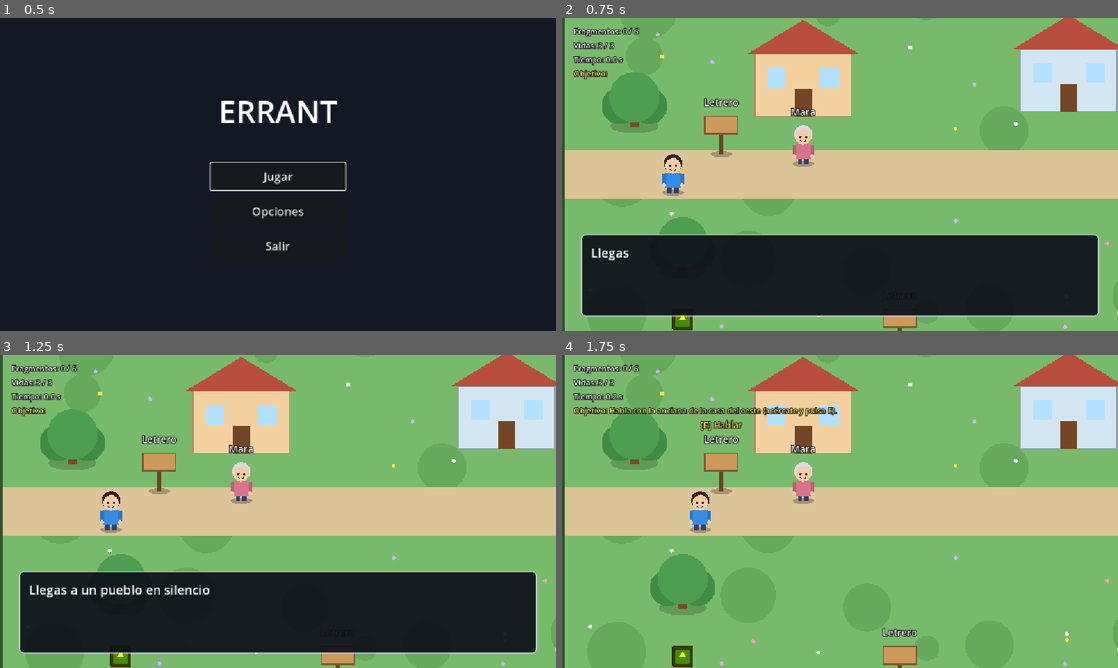
Above: before the commit, frames 1-4 (two rows, left to right).
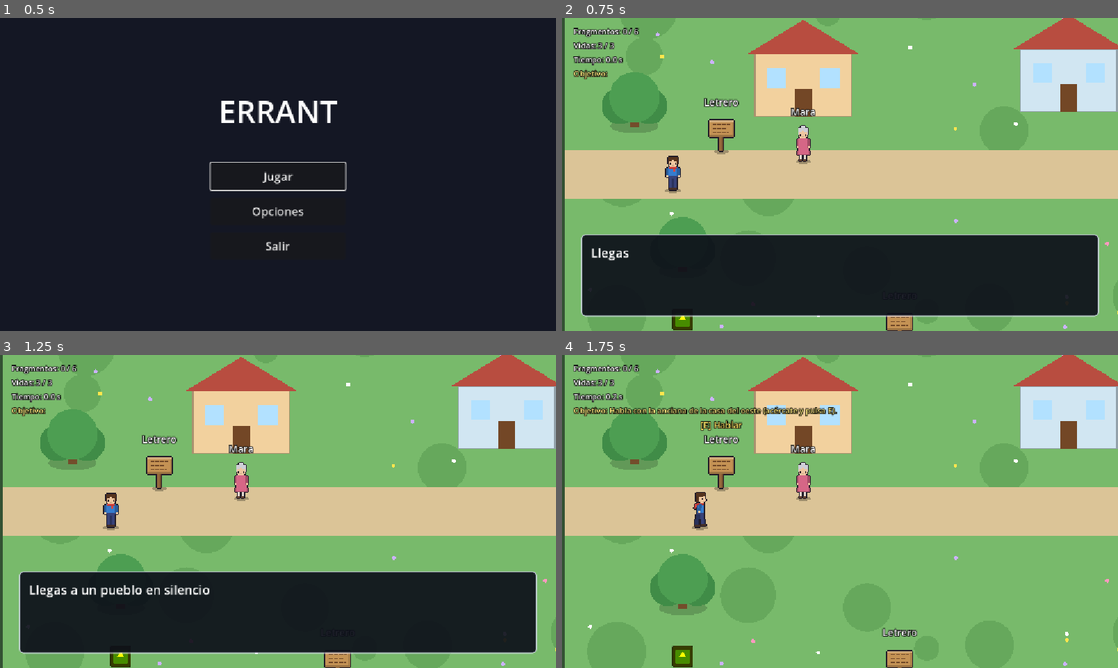
Above: after the commit, the same moments.

Repository: JJRO451/errant
Game: Godot game, scene res://scenes/main_menu.tscn
Two runs of this game, one before a commit and one after it. Both use one fixed random seed, a clock stepped at 60 frames per second and the inputs below. The engine's default icon, where the game draws it, is replaced by a stand-in: a white triangle on a blue panel in a dark square.
Inputs (mouse positions are in pixels of both pictures, inside the frame that each line leads up to):
- Up to frame 1 (0.5 s): no input
- Up to frame 2 (0.75 s): click "Jugar" at 0.5 s
- Up to frame 3 (1.25 s): no input
- Up to frame 4 (1.75 s): tap Enter (ui_accept) at 1.25, 1.52 s; move the mouse to (962, 495) at 1.27 s; hold D (move_right) from 1.28 s (still down); hold E (interact) from 1.28 s (still down); click (962, 495) at 1.42 s

Frame 1 is identical in both runs. In frame 2, 1.3% of the frame differs, in the area x 18-64%, y 31-100%; in frame 3, 1.3%; in frame 4, 1.4%, in the area x 22-64%, y 31-100%.

Commit message:
Add files via upload

Diff:
--- a/historymode/enemies/enemy.gd
+++ b/historymode/enemies/enemy.gd
@@ -31,6 +31,7 @@
 @export var projectile_speed: float = 220.0
 
 @onready var hitbox: Area2D = $Hitbox
+@onready var _sprite := get_node_or_null("Sprite") as CharacterSprite
 
 var _point_a: Vector2
 var _point_b: Vector2
@@ -65,6 +66,8 @@
 		velocity = Vector2.ZERO
 
 	move_and_slide()
+	if _sprite != null:
+		_sprite.set_motion(velocity)
 
 	# Si patrullando choca con un obstáculo, da media vuelta.
 	if patrols and not chasing and _hit_obstacle():
--- a/historymode/enemies/enemy.tscn
+++ b/historymode/enemies/enemy.tscn
@@ -1,7 +1,8 @@
 [gd_scene format=3]
 
 [ext_resource type="Script" uid="uid://mehqikjt07pf" path="res://enemies/enemy.gd" id="1_enemy"]
-[ext_resource type="Texture2D" uid="uid://c1tp7pqe622b5" path="res://icon.svg" id="2_icon"]
+[ext_resource type="Script" path="res://player/character_sprite.gd" id="2_sprite"]
+[ext_resource type="Texture2D" path="res://assets/sprites/enemy.png" id="3_enemy"]
 
 [sub_resource type="CircleShape2D" id="CircleShape2D_body"]
 radius = 24.0
@@ -14,9 +15,18 @@
 collision_layer = 2
 script = ExtResource("1_enemy")
 
-[node name="Sprite2D" type="Sprite2D" parent="."]
-scale = Vector2(0.4, 0.4)
-texture = ExtResource("2_icon")
+[node name="Sprite" type="Sprite2D" parent="."]
+texture_filter = 1
+scale = Vector2(2, 2)
+texture = ExtResource("3_enemy")
+hframes = 4
+script = ExtResource("2_sprite")
+walk_frames = 4
+fps = 6.0
+animate_when_idle = true
+mirror_left = true
+row_left = 0
+row_right = 0
 
 [node name="CollisionShape2D" type="CollisionShape2D" parent="."]
 shape = SubResource("CircleShape2D_body")
--- /dev/null
+++ b/historymode/player/character_sprite.gd
@@ -0,0 +1,119 @@
+class_name CharacterSprite
+extends Sprite2D
+## Personaje animado con una hoja de sprites (spritesheet). Lo usan el jugador,
+## los NPC y los enemigos, y reemplaza a character_art.gd (que dibujaba con código).
+##
+## Cómo usarlo: pon este script en un nodo Sprite2D, asigna la imagen en "Texture"
+## y en "Animation" indica cuántas columnas (Hframes) y filas (Vframes) tiene la hoja.
+##
+## Disposición por defecto de la hoja:
+##   - Cada COLUMNA es un fotograma de la animación de caminar (izquierda → derecha).
+##   - Cada FILA es una dirección, de arriba abajo: abajo, izquierda, derecha, arriba.
+## Si tu hoja usa otro orden, cambia los números de "Filas de la hoja" (row_down...).
+## Si falta una dirección lateral pon -1 y se usará la contraria volteada.
+## Si la hoja tiene una sola fila (p. ej. un monstruo que flota), no hace falta nada más.
+##
+## Quien mueve al personaje solo tiene que llamar cada fotograma:
+##     sprite.set_motion(direccion_de_movimiento)
+
+enum Facing { DOWN, LEFT, RIGHT, UP }
+
+@export_group("Animación")
+## Cuántas columnas de la fila se usan al caminar (0 = todas las de la hoja).
+@export var walk_frames: int = 0
+## Columna que se muestra cuando el personaje está quieto.
+@export var idle_frame: int = 0
+## Fotogramas por segundo de la animación de caminar.
+@export var fps: float = 8.0
+## true = se sigue animando aunque no se mueva (por ejemplo, un enemigo que flota).
+@export var animate_when_idle: bool = false
+
+@export_group("Filas de la hoja")
+@export var row_down: int = 0
+@export var row_left: int = 1
+@export var row_right: int = 2
+@export var row_up: int = 3
+## Hojas con una sola dirección de lado: voltear horizontalmente al mirar a la izquierda.
+@export var mirror_left: bool = false
+
+## Hacia dónde mira ahora (valores de Facing).
+var facing: int = Facing.DOWN
+
+var _time: float = 0.0
+var _moving: bool = false
+
+
+func _ready() -> void:
+	_apply_frame()
+
+
+func _process(delta: float) -> void:
+	if _moving or animate_when_idle:
+		_time += delta * fps
+	else:
+		_time = 0.0
+	_apply_frame()
+
+
+## Indica hacia dónde se mueve el personaje (Vector2.ZERO = quieto).
+## Cambia la dirección a la que mira y activa o detiene la animación de caminar.
+func set_motion(direction: Vector2) -> void:
+	_moving = direction.length_squared() > 0.01
+	if _moving:
+		face(direction)
+
+
+## Hace que mire hacia esa dirección sin animarlo.
+func face(direction: Vector2) -> void:
+	if direction.is_zero_approx():
+		return
+
+	if absf(direction.x) >= absf(direction.y):
+		facing = Facing.RIGHT if direction.x > 0.0 else Facing.LEFT
+	else:
+		facing = Facing.DOWN if direction.y > 0.0 else Facing.UP
+
+
+## Hace que mire hacia una de las cuatro direcciones (valores de Facing: 0 abajo,
+## 1 izquierda, 2 derecha, 3 arriba) y actualiza la imagen al instante.
+func set_facing(new_facing: int) -> void:
+	facing = clampi(new_facing, Facing.DOWN, Facing.UP)
+	_apply_frame()
+
+
+func _apply_frame() -> void:
+	if texture == null:
+		return
+
+	var columns := maxi(hframes, 1)
+	var rows := maxi(vframes, 1)
+	var count := clampi(walk_frames if walk_frames > 0 else columns, 1, columns)
+
+	var column := clampi(idle_frame, 0, columns - 1)
+	if _moving or animate_when_idle:
+		column = int(_time) % count
+
+	var row := 0
+	var flip := false
+	match facing:
+		Facing.DOWN:
+			row = row_down
+		Facing.UP:
+			row = row_up
+		Facing.LEFT:
+			if row_left >= 0:
+				row = row_left
+			else:
+				row = row_right
+				flip = true
+			if mirror_left:
+				flip = true
+		Facing.RIGHT:
+			if row_right >= 0:
+				row = row_right
+			else:
+				row = row_left
+				flip = true
+
+	flip_h = flip
+	frame_coords = Vector2i(column, clampi(row, 0, rows - 1))
--- a/historymode/player/player.gd
+++ b/historymode/player/player.gd
@@ -19,13 +19,12 @@
 @export var knockback_strength: float = 450.0
 @export var knockback_decay: float = 1800.0
 
-@export_group("Apariencia")
-@export var shirt_color: Color = Color(0.2, 0.55, 0.9)
-@export var hair_color: Color = Color(0.2, 0.12, 0.08)
-
 var health: int
 var _invulnerable: bool = false
 var _knockback: Vector2 = Vector2.ZERO
+
+## Imagen animada del personaje (nodo "Sprite", ver character_sprite.gd).
+@onready var _sprite := get_node_or_null("Sprite") as CharacterSprite
 
 
 func _ready() -> void:
@@ -46,12 +45,12 @@
 	_knockback = _knockback.move_toward(Vector2.ZERO, knockback_decay * delta)
 	move_and_slide()
 
+	# La animación depende de lo que el jugador pulsa, no del empujón de un golpe.
+	if _sprite != null:
+		_sprite.set_motion(direction)
+
 	global_position.x = clampf(global_position.x, 32.0, world_size.x - 32.0)
 	global_position.y = clampf(global_position.y, 48.0, world_size.y - 48.0)
-
-
-func _draw() -> void:
-	CharacterArt.draw(self, shirt_color, hair_color)
 
 
 ## Lo llaman los enemigos y proyectiles al tocar al jugador.
--- a/historymode/scenes/main.tscn
+++ b/historymode/scenes/main.tscn
@@ -11,6 +11,11 @@
 [ext_resource type="Script" uid="uid://drxasbsqddxtw" path="res://story/story_trigger.gd" id="10_trigger"]
 [ext_resource type="PackedScene" path="res://story/story_gate.tscn" id="11_gate"]
 
+[ext_resource type="Script" path="res://player/character_sprite.gd" id="12_sprite"]
+[ext_resource type="Texture2D" path="res://assets/sprites/player.png" id="13_player"]
+[ext_resource type="Texture2D" path="res://assets/sprites/mara.png" id="14_mara"]
+[ext_resource type="Texture2D" path="res://assets/sprites/tomas.png" id="15_tomas"]
+
 [sub_resource type="RectangleShape2D" id="RectangleShape2D_player"]
 size = Vector2(36, 76)
 
@@ -52,27 +57,26 @@
 [node name="Mara" parent="." unique_id=8093151 instance=ExtResource("9_npc")]
 position = Vector2(500, 790)
 repeat_dialogue = "mara_again"
+sprite_sheet = ExtResource("14_mara")
 
 [node name="Tomas" parent="." unique_id=1084518693 instance=ExtResource("9_npc")]
 position = Vector2(1665, 770)
 display_name = "Tomás"
 first_dialogue = "tomas_first"
-body_color = Color(0.55, 0.7, 0.35, 1)
-hair_color = Color(0.3, 0.2, 0.12, 1)
+sprite_sheet = ExtResource("15_tomas")
+facing = 1
 
 [node name="SignWelcome" parent="." unique_id=1431653170 instance=ExtResource("9_npc")]
 position = Vector2(330, 770)
 display_name = "Letrero"
 first_dialogue = "sign_welcome"
 is_sign = true
-body_color = Color(0.8, 0.6, 0.35, 1)
 
 [node name="SignPond" parent="." unique_id=267693224 instance=ExtResource("9_npc")]
 position = Vector2(700, 1170)
 display_name = "Letrero"
 first_dialogue = "sign_pond"
 is_sign = true
-body_color = Color(0.8, 0.6, 0.35, 1)
 
 [node name="Coin1" parent="." unique_id=1990054587 instance=ExtResource("7_coin")]
 position = Vector2(700, 330)
@@ -138,6 +142,15 @@
 position = Vector2(230, 850)
 script = ExtResource("1_0xm2m")
 
+[node name="Sprite" type="Sprite2D" parent="Player"]
+texture_filter = 1
+position = Vector2(0, -2)
+scale = Vector2(2, 2)
+texture = ExtResource("13_player")
+hframes = 4
+vframes = 4
+script = ExtResource("12_sprite")
+
 [node name="CollisionShape2D" type="CollisionShape2D" parent="Player" unique_id=318919088]
 shape = SubResource("RectangleShape2D_player")
 
--- a/historymode/story/npc.gd
+++ b/historymode/story/npc.gd
@@ -1,25 +1,36 @@
 class_name Npc
 extends StaticBody2D
 ## Personaje (o letrero) con el que se habla pulsando E cuando estás cerca.
-## Se dibuja con código (CharacterArt), no necesita imágenes.
+## Se dibuja con una hoja de sprites (ver character_sprite.gd).
 ## Se configura en el Inspector:
 ##   display_name    - nombre que aparece sobre el personaje
 ##   first_dialogue  - id del diálogo (ver story.gd) la primera vez
 ##   repeat_dialogue - id del diálogo que se repite después (vacío = repite el primero)
-##   is_sign         - true = se dibuja como un letrero en lugar de una persona
-##   body_color      - color de la camisa (o del tablero del letrero)
-##   hair_color      - color del pelo
+##   is_sign         - true = se usa la imagen del letrero en lugar de una persona
+##   sprite_sheet    - imagen del personaje (vacío = la de Mara). Con columnas = fotogramas
+##                     y filas = direcciones (abajo, izquierda, derecha, arriba)
+##   sheet_columns / sheet_rows - tamaño de la cuadrícula de esa imagen
+##   facing          - hacia dónde mira cuando está quieto
+##   sprite_tint     - color que se multiplica a la imagen (blanco = sin cambios)
+
+const SIGN_SHEET := preload("res://assets/sprites/sign.png")
 
 @export var display_name: String = "Mara"
 @export var first_dialogue: String = "mara_first"
 @export var repeat_dialogue: String = ""
 @export var is_sign: bool = false
-@export var body_color: Color = Color(0.85, 0.45, 0.55)
-@export var hair_color: Color = Color(0.85, 0.85, 0.88)
+
+@export_group("Apariencia")
+@export var sprite_sheet: Texture2D
+@export var sheet_columns: int = 4
+@export var sheet_rows: int = 4
+@export_enum("Abajo", "Izquierda", "Derecha", "Arriba") var facing: int = 0
+@export var sprite_tint: Color = Color.WHITE
 
 @onready var _name_label: Label = $NameLabel
 @onready var _prompt: Label = $Prompt
 @onready var _talk_area: Area2D = $InteractArea
+@onready var _sprite: CharacterSprite = $Sprite
 
 var _player_near: bool = false
 
@@ -30,23 +41,22 @@
 	_prompt.hide()
 	_talk_area.body_entered.connect(_on_body_entered)
 	_talk_area.body_exited.connect(_on_body_exited)
+	_setup_sprite()
 
 
-func _draw() -> void:
+func _setup_sprite() -> void:
 	if is_sign:
-		_draw_sign()
-	else:
-		CharacterArt.draw(self, body_color, hair_color)
+		# El letrero es una sola imagen, sin cuadrícula ni direcciones.
+		_sprite.texture = SIGN_SHEET
+		_sprite.hframes = 1
+		_sprite.vframes = 1
+	elif sprite_sheet != null:
+		_sprite.texture = sprite_sheet
+		_sprite.hframes = maxi(sheet_columns, 1)
+		_sprite.vframes = maxi(sheet_rows, 1)
 
-
-func _draw_sign() -> void:
-	# Sombra, poste y tablero.
-	draw_set_transform(Vector2(0, 38), 0.0, Vector2(1.0, 0.3))
-	draw_circle(Vector2.ZERO, 22.0, Color(0, 0, 0, 0.25))
-	draw_set_transform(Vector2.ZERO, 0.0, Vector2.ONE)
-	draw_rect(Rect2(-4, -10, 8, 48), Color(0.4, 0.27, 0.15))
-	draw_rect(Rect2(-34, -40, 68, 36), body_color)
-	draw_rect(Rect2(-34, -40, 68, 36), body_color.darkened(0.4), false, 3.0)
+	_sprite.self_modulate = sprite_tint
+	_sprite.set_facing(facing)
 
 
 func _unhandled_input(event: InputEvent) -> void:
--- a/historymode/ui/npc.tscn
+++ b/historymode/ui/npc.tscn
@@ -1,6 +1,8 @@
 [gd_scene format=3]
 
 [ext_resource type="Script" uid="uid://djl3mpgyfa7nh" path="res://story/npc.gd" id="1_npc"]
+[ext_resource type="Script" path="res://player/character_sprite.gd" id="2_sprite"]
+[ext_resource type="Texture2D" path="res://assets/sprites/mara.png" id="3_mara"]
 
 [sub_resource type="CircleShape2D" id="CircleShape2D_body"]
 radius = 18.0
@@ -10,6 +12,15 @@
 
 [node name="Npc" type="StaticBody2D"]
 script = ExtResource("1_npc")
+
+[node name="Sprite" type="Sprite2D" parent="."]
+texture_filter = 1
+position = Vector2(0, -2)
+scale = Vector2(2, 2)
+texture = ExtResource("3_mara")
+hframes = 4
+vframes = 4
+script = ExtResource("2_sprite")
 
 [node name="CollisionShape2D" type="CollisionShape2D" parent="."]
 position = Vector2(0, 24)
Binary file added: historymode/assets/sprites/enemy.png
Binary file added: historymode/assets/sprites/mara.png
Binary file added: historymode/assets/sprites/player.png
Binary file added: historymode/assets/sprites/sign.png
Binary file added: historymode/assets/sprites/tomas.png
